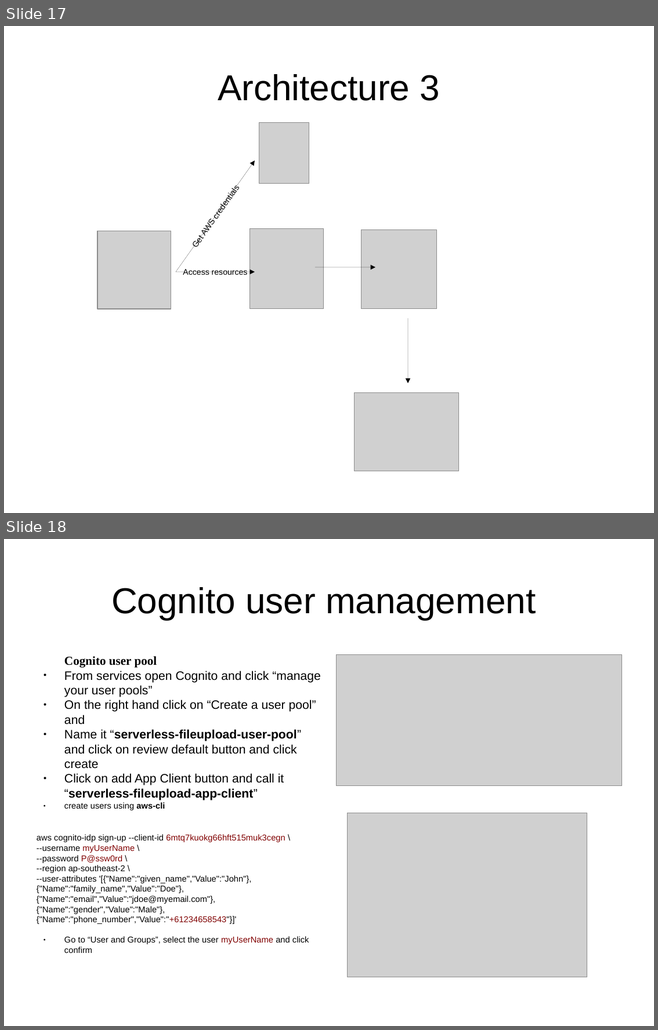
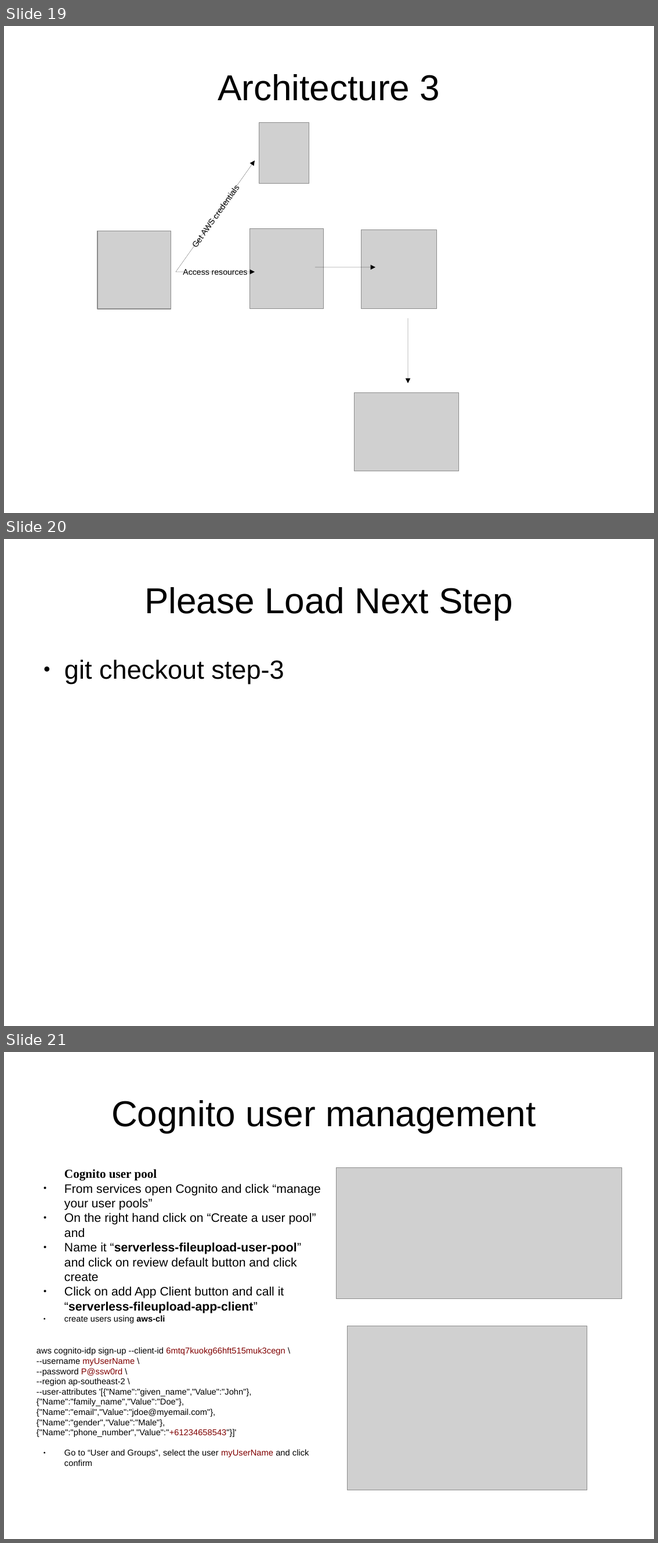
Before and after one commit to daghanacay/serverless-fileupload, a slide deck: documents/presentation.odp. Shown one above the other, each under a label of ours: slides 17 and 18 before the commit, slides 19, 20 and 21 after it. The pictures are 658x1030 and 658x1543 pixels, drawn with LibreOffice and Linux fonts; fonts in the diff are those of the drawing; grey boxes stand for pictures. Boxes give left, top, right and bottom in pixels: in the first picture for what was removed or moved away, otherwise in the second. Text is boxed around its words. In the diff, an @@ line names an element or a change of style, - is before the commit and + after.

```diff
--- a/documents/presentation.odp
+++ b/documents/presentation.odp
@@ slide 20 added at (4, 539, 654, 1026), background #FFFFFF @@
@@ title added at (144, 587, 513, 620), 44 pt, text #000000 @@
+Please Load Next Step
@@ text added at (64, 660, 284, 684), 32 pt, text #000000 @@
+● git checkout step-3
@@ what was slide 17 is now slide 19 @@
@@ what was slide 18 is now slide 21 @@
```
Also in this commit, not shown: 1 slide changed, 2 other slides added.
